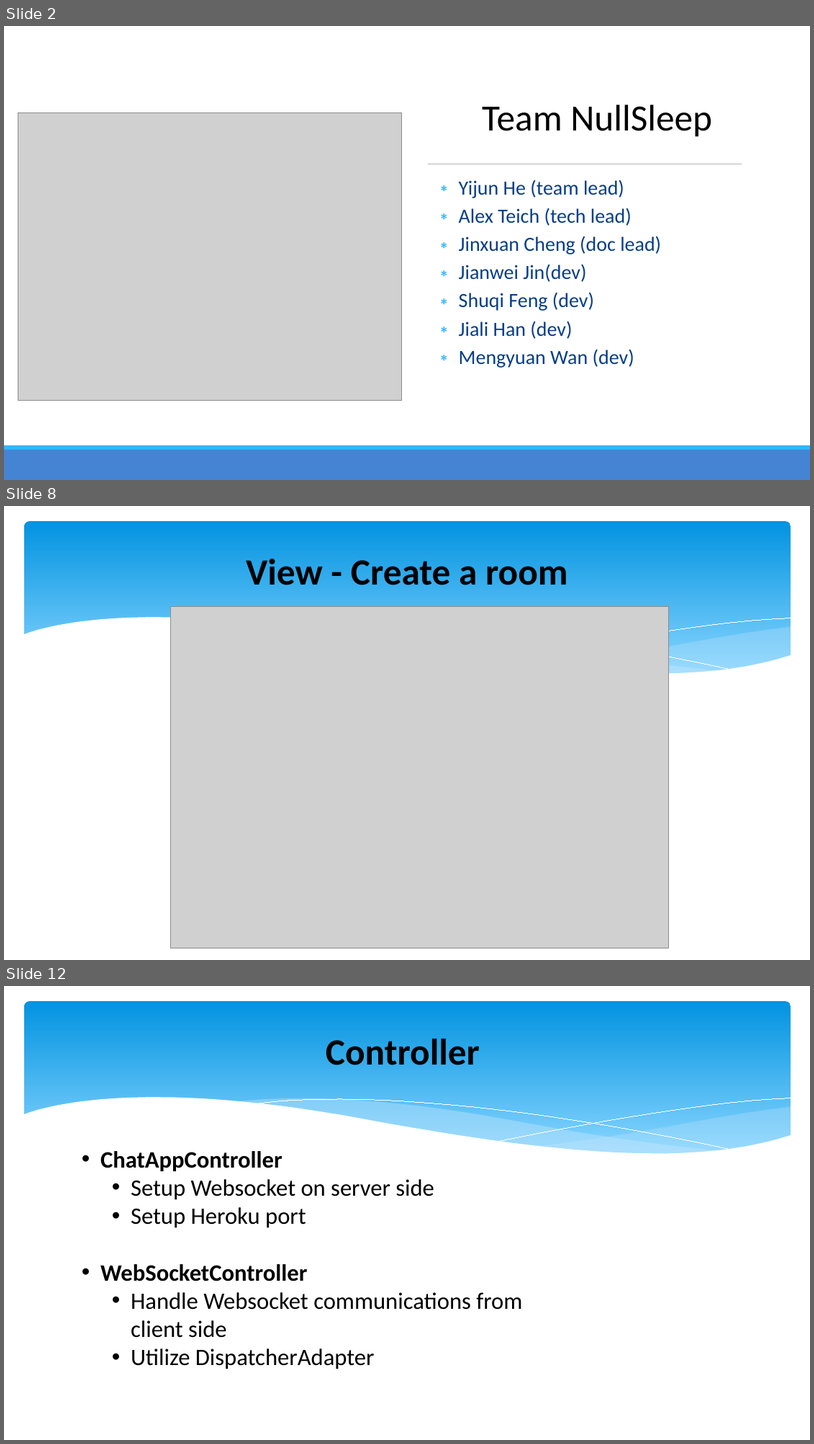
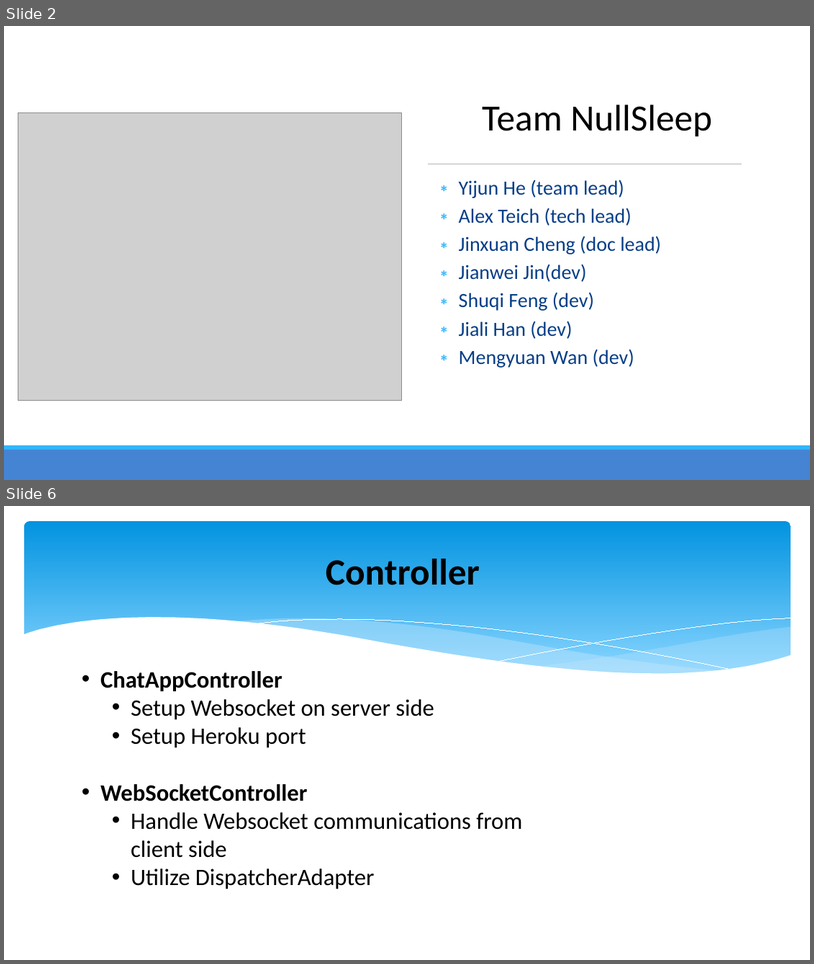
Before and after one commit to Gene-He/ChatApp, a slide deck: src/main/resources/HW10PPT.pptx. Shown one above the other, each under a label of ours: slides 2, 8 and 12 before the commit, slides 2 and 6 after it; the slides between them are not shown. The pictures are 814x1444 and 814x964 pixels, drawn with LibreOffice and Linux fonts; fonts in the diff are those of the drawing; grey boxes stand for pictures. Boxes give left, top, right and bottom in pixels: in the first picture for what was removed or moved away, otherwise in the second. Text is boxed around its words. In the diff, an @@ line names an element or a change of style, - is before the commit and + after.

```diff
--- a/src/main/resources/HW10PPT.pptx
+++ b/src/main/resources/HW10PPT.pptx
@@ slide 8 removed at box(4, 506, 810, 960), background #FFFFFF; not listed: 6 template elements that a slide beside it also shows @@
@@ title removed at box(246, 559, 568, 585) @@
-View - Create a room
@@ picture removed at box(171, 606, 669, 948) @@
@@ what was slide 12 is now slide 6 @@
```
Also in this commit, not shown: 2 slides changed, 1 slide added, 8 other slides removed.
